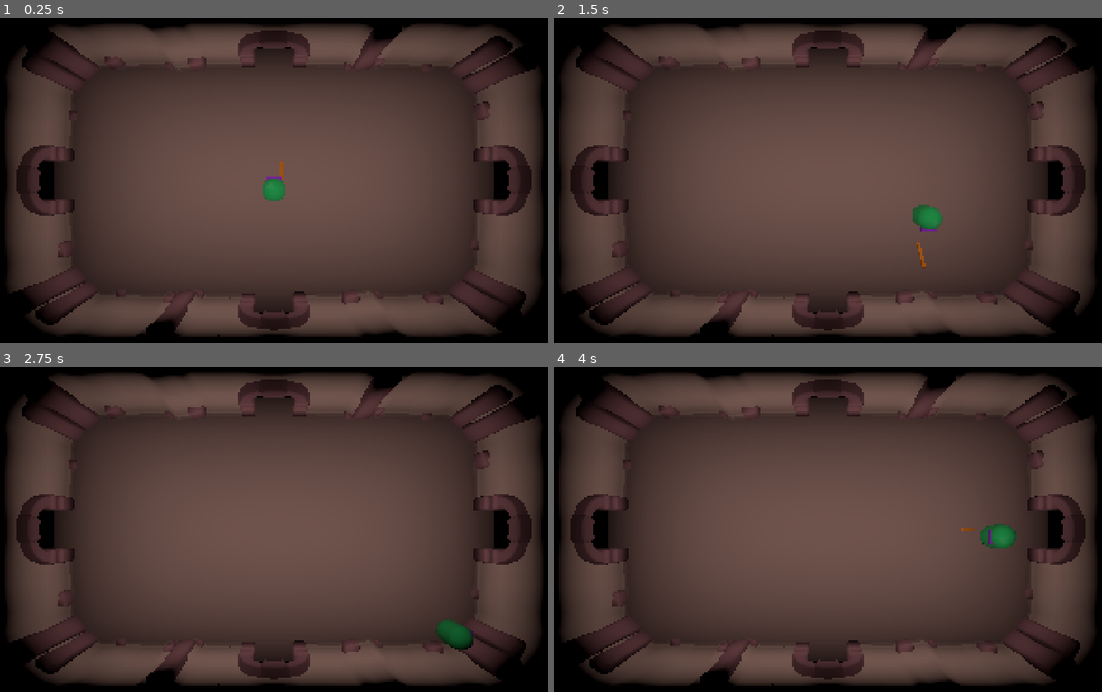
Above: before the commit, frames 1-4 (two rows, left to right).
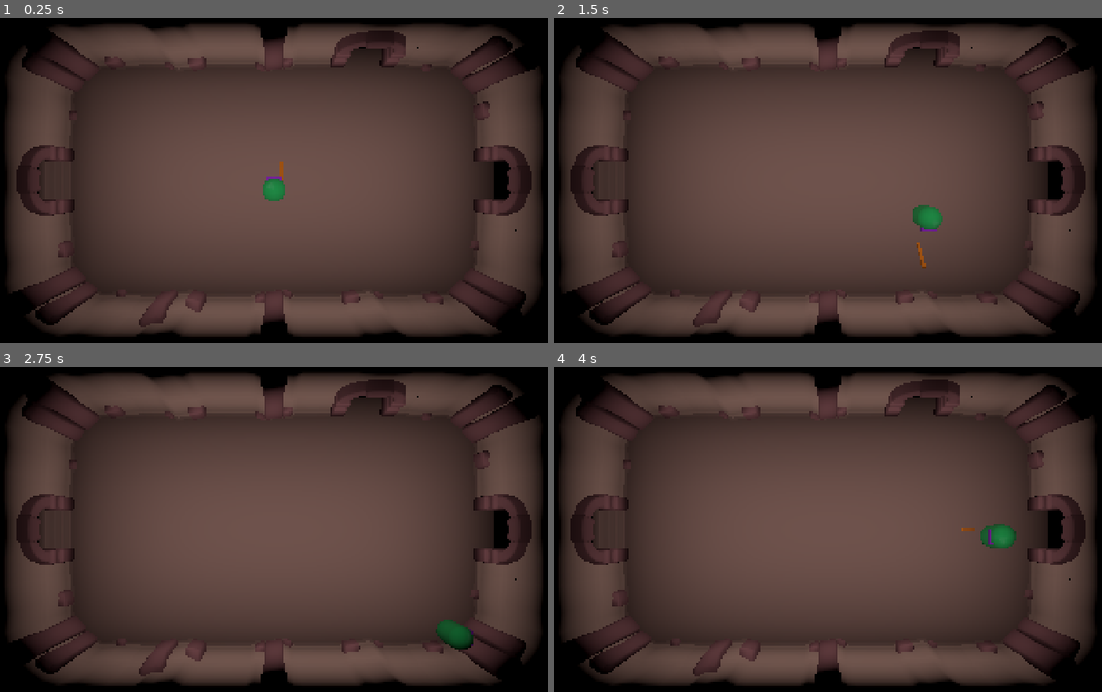
Above: after the commit, the same moments.

Repository: panable/brackeysjam-2026.2
Game: Godot game, scene res://Scenes/RealGame.tscn
The game is run twice, just before and just after one commit, with the same random seed, the same clock (stepped at 60 frames per second) and the same inputs.
Inputs:
- Up to frame 1 (0.25 s): no input
- Up to frame 2 (1.5 s): tap Enter at 0.5 s; hold D (move_right) 0.53-1.28 s; tap Space (attack) at 0.6, 1.35 s; hold S (move_back) from 1.28 s (still down)
- Up to frame 3 (2.75 s): release S (move_back) at 2.03 s; hold D (move_right) from 2.03 s (still down); tap Space (attack) at 2.1 s
- Up to frame 4 (4 s): release D (move_right) at 2.78 s; hold W (move_forward) 2.78-3.53 s; tap Space (attack) at 2.85, 3.6 s; hold A (move_left) from 3.53 s (still down)

The runs differ from the first frame. In frame 1, 4.3% of the frame differs, in the area x 7-97%, y 1-99%; in frame 2, 4.3%; in frame 3, 4.3%; in frame 4, 4.3%.

Commit message:
fix 13-14 and add 14-15

Diff:
--- a/Scenes/Dungeons/Dungeon13.tscn
+++ b/Scenes/Dungeons/Dungeon13.tscn
@@ -16,17 +16,19 @@
 [node name="Entrances" type="Node" parent="Doorways" unique_id=222211959]
 
 [node name="East" parent="Doorways/Entrances" unique_id=195894953 instance=ExtResource("1_23lmf")]
-transform = Transform3D(-4.371138e-08, 0, -0.9999999, 0, 1, 0, 0.9999999, 0, -4.371138e-08, 13.984808, 0.8, 7.9263515)
-destination_room = "uid://dhkpmhhvb4tpk"
+transform = Transform3D(-4.371138e-08, 0, -0.9999999, 0, 1, 0, 0.9999999, 0, -4.371138e-08, 14.084808, 0.8, 7.9263515)
+destination_room = "uid://behjoof0b8lpi"
+destination_entrace = "East"
 
 [node name="West" parent="Doorways/Entrances" unique_id=891237568 instance=ExtResource("1_23lmf")]
 transform = Transform3D(1.3113416e-07, 0, 0.9999999, 0, 1, 0, -0.9999999, 0, 1.3113416e-07, -5.8848076, 0.8, 0.17364728)
-destination_room = "uid://c2j6p1lbav848"
+destination_room = "uid://behjoof0b8lpi"
+destination_entrace = "East"
 
 [node name="Exits" type="Node" parent="Doorways" unique_id=475520085]
 
 [node name="East" type="Marker3D" parent="Doorways/Exits" unique_id=1903500133]
-transform = Transform3D(-0.9999999, 0, 8.742276e-08, 0, 1, 0, -8.742276e-08, 0, -0.9999999, 12.015192, 0.8, 8.273647)
+transform = Transform3D(-0.9999999, 0, 8.742276e-08, 0, 1, 0, -8.742276e-08, 0, -0.9999999, 11.615192, 0.8, 8.273647)
 
 [node name="West" type="Marker3D" parent="Doorways/Exits" unique_id=1871109619]
 transform = Transform3D(0.9999999, 0, -1.7484552e-07, 0, 1, 0, 1.7484552e-07, 0, 0.9999999, -3.9151921, 0.8, -0.17364848)
--- a/Scenes/Dungeons/Dungeon14.tscn
+++ b/Scenes/Dungeons/Dungeon14.tscn
@@ -18,7 +18,7 @@
 [node name="Entrances" type="Node" parent="Doorways" unique_id=1760365852]
 
 [node name="West" parent="Doorways/Entrances" unique_id=891237568 instance=ExtResource("2_dk73d")]
-transform = Transform3D(1, 0, 0, 0, 1, 0, 0, 0, 1, -10, 0.8, 4)
+transform = Transform3D(1, 0, 0, 0, 1, 0, 0, 0, 1, -10.1, 1.3, 4)
 collision_layer = 8
 destination_room = "uid://cv1poafo2on85"
 destination_entrace = "East"
--- a/Scenes/Dungeons/Dungeon15.tscn
+++ b/Scenes/Dungeons/Dungeon15.tscn
@@ -32,7 +32,7 @@
 gizmo_extents = 0.26
 
 [node name="East" type="Marker3D" parent="Doorways/Exits" unique_id=1020258480]
-transform = Transform3D(-1, 0, 8.742278e-08, 0, 1, 0, -8.742278e-08, 0, -1, -0.20000052, 0.8, 4)
+transform = Transform3D(-1, 0, 8.742278e-08, 0, 1, 0, -8.742278e-08, 0, -1, 7.5, 0.8, 4)
 gizmo_extents = 0.26
 
 [node name="Room1" parent="." unique_id=20324241 instance=ExtResource("2_4gl7j")]
--- a/Scenes/RealGame.tscn
+++ b/Scenes/RealGame.tscn
@@ -2,7 +2,7 @@
 
 [ext_resource type="Script" uid="uid://c6rlwo0ec1bf1" path="res://Scenes/world_manager.gd" id="1_mub7f"]
 [ext_resource type="PackedScene" uid="uid://6vac72p2c7e1" path="res://playa.tscn" id="2_i0vv1"]
-[ext_resource type="PackedScene" uid="uid://dhkpmhhvb4tpk" path="res://Scenes/Dungeons/Dungeon9.tscn" id="3_mub7f"]
+[ext_resource type="PackedScene" uid="uid://behjoof0b8lpi" path="res://Scenes/Dungeons/Dungeon14.tscn" id="3_mub7f"]
 
 [sub_resource type="Environment" id="Environment_t1osg"]
 background_mode = 1
@@ -19,7 +19,7 @@
 
 [node name="WorldManager" type="Node" parent="." unique_id=311855638 node_paths=PackedStringArray("current_dungeon")]
 script = ExtResource("1_mub7f")
-current_dungeon = NodePath("../Dungeon9")
+current_dungeon = NodePath("../Dungeon14")
 
 [node name="WorldEnvironment" type="WorldEnvironment" parent="." unique_id=444365118]
 environment = SubResource("Environment_t1osg")
@@ -27,4 +27,4 @@
 [node name="playa" parent="." unique_id=990109964 instance=ExtResource("2_i0vv1")]
 transform = Transform3D(1, 0, 0, 0, 1, 0, 0, 0, 1, 0, 1.3000001, 4.4)
 
-[node name="Dungeon9" parent="." unique_id=900826186 instance=ExtResource("3_mub7f")]
+[node name="Dungeon14" parent="." unique_id=2047840050 instance=ExtResource("3_mub7f")]
